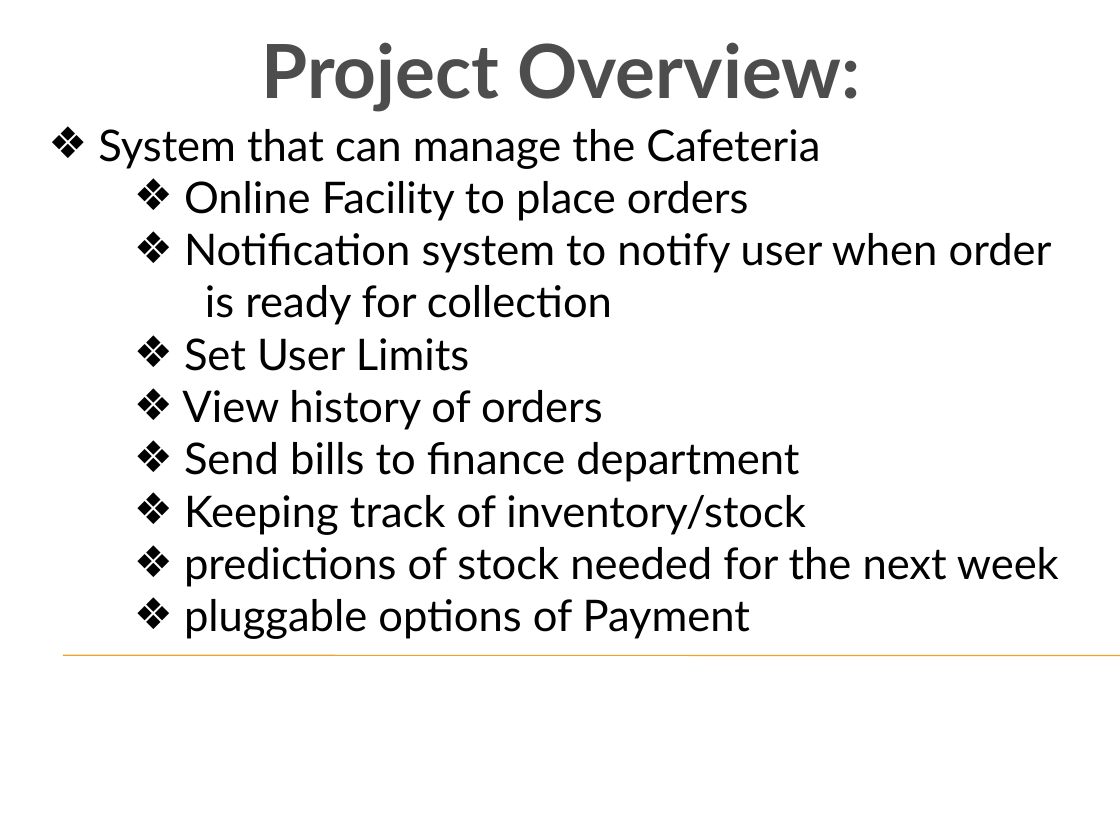
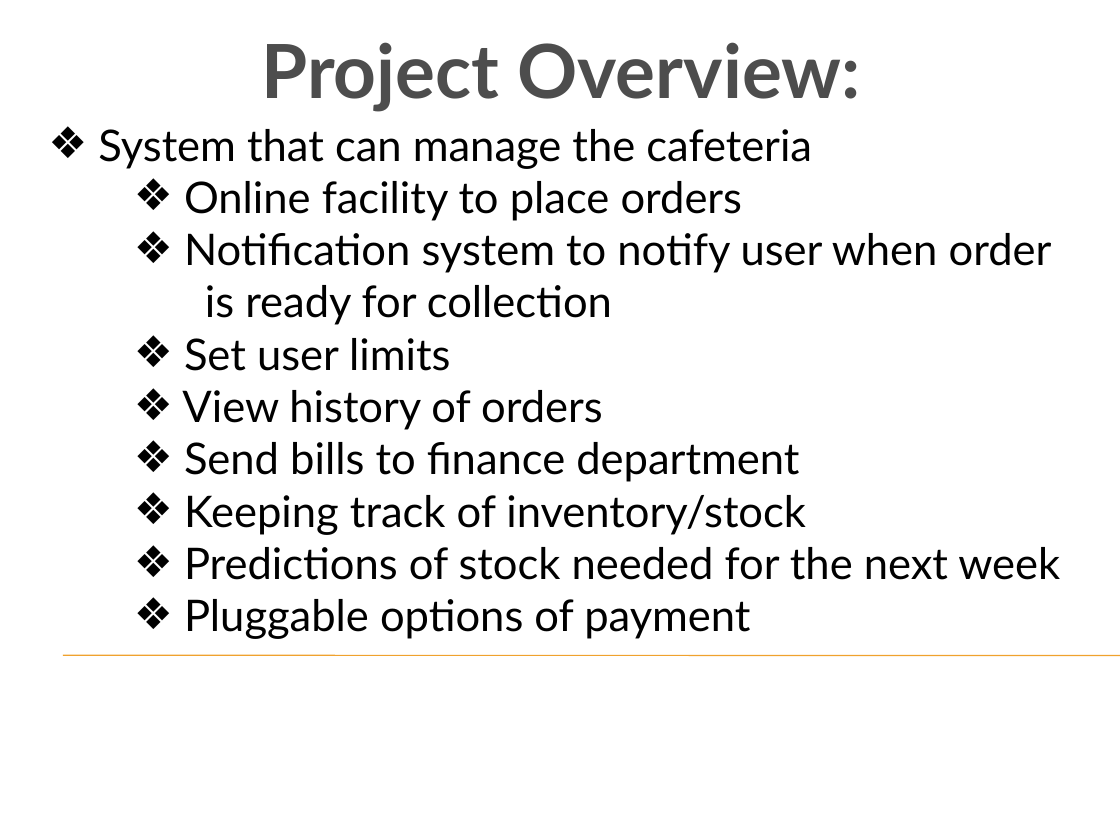
Before and after one commit to toniamichael94/MainProjectCOS301, a slide deck: slide 2 of Demo 1.pptx. Drawn at 1120x840 pixels with LibreOffice and Linux fonts; fonts in the diff are those of the drawing; background and template pictures are left out. Boxes give left, top, right and bottom in pixels: in the first picture for what was removed or moved away, otherwise in the second. Text is boxed around its words. In the diff, an @@ line names an element or a change of style, - is before the commit and + after.

```diff
--- a/Demo 1.pptx
+++ b/Demo 1.pptx
@@ text at box(98, 129, 812, 221): text changed @@
-❖ System that can manage the Cafeteria
-    ❖ Online Facility to place orders
+❖ System that can manage the cafeteria
+    ❖ Online facility to place orders
@@ text at box(184, 338, 450, 371): text changed @@
-    ❖ Set User Limits
+    ❖ Set user limits
@@ text at box(184, 547, 1060, 639): text changed @@
-    ❖ predictions of stock needed for the next week
-    ❖ pluggable options of Payment
+    ❖ Predictions of stock needed for the next week
+    ❖ Pluggable options of payment
```
Also in this commit, not shown: 2 other slides changed, 2 slides added.
